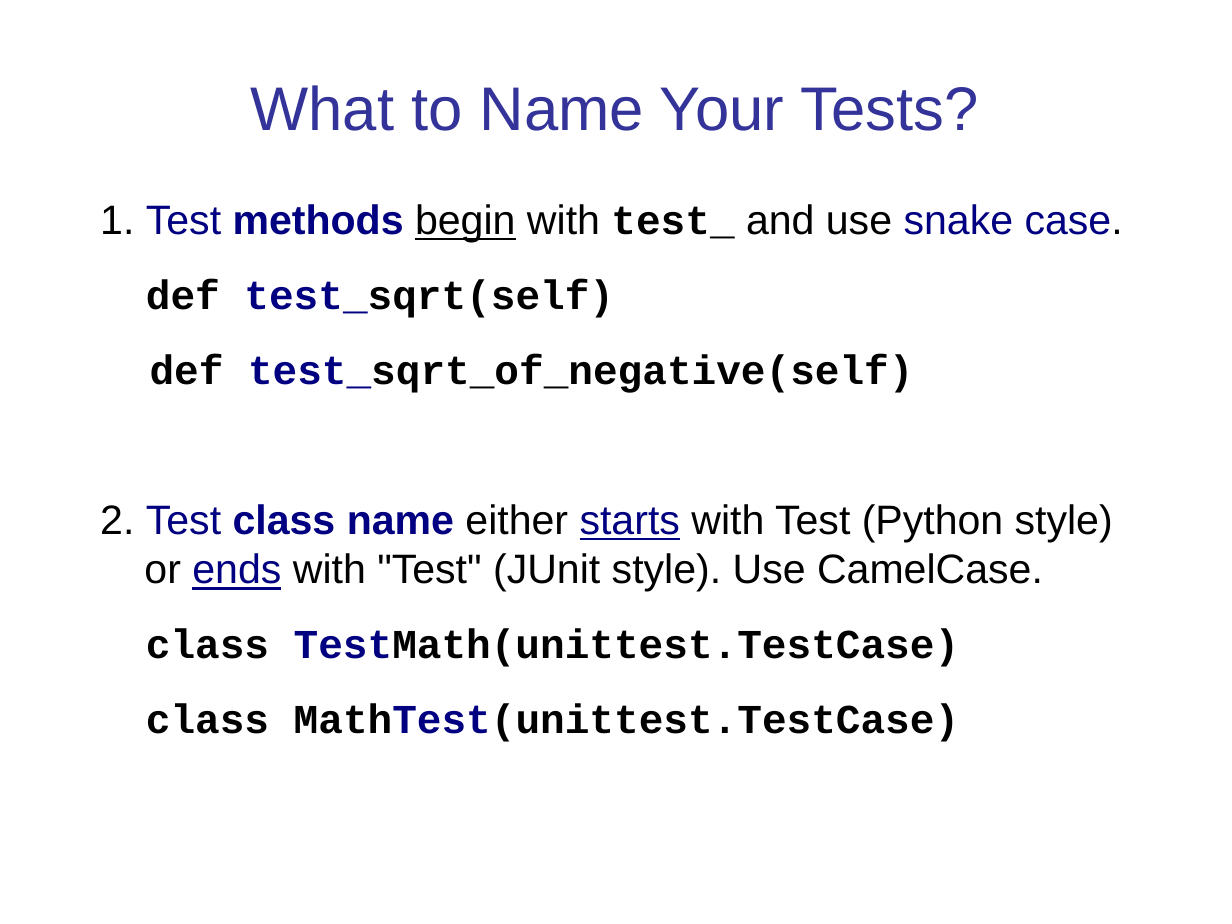
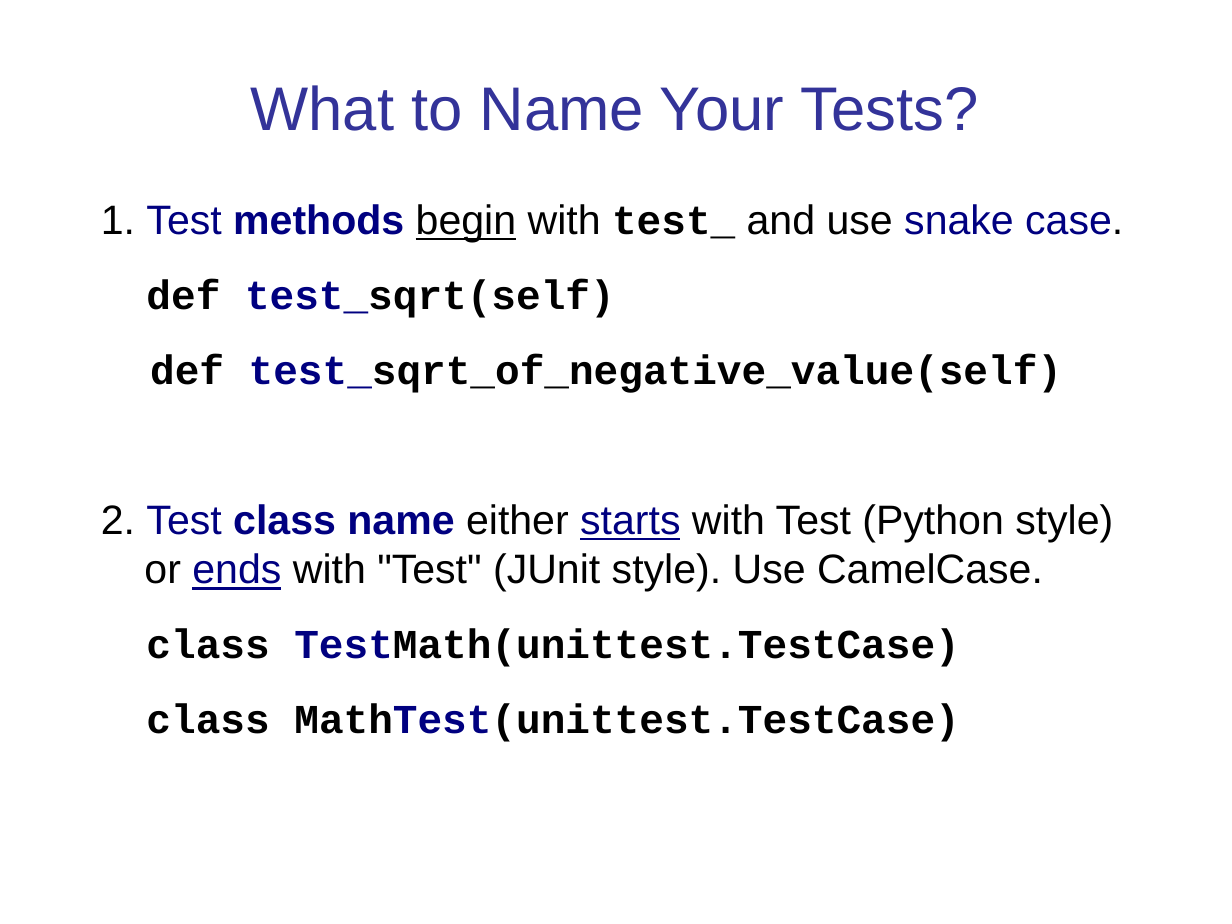
Before and after one commit to cpske/ISP, a slide deck: slide 26 of testing/PythonUnitTesting.ppt. Drawn at 1232x924 pixels with LibreOffice and Linux fonts; fonts in the diff are those of the drawing. Boxes give left, top, right and bottom in pixels: in the first picture for what was removed or moved away, otherwise in the second. Text is boxed around its words. In the diff, an @@ line names an element or a change of style, - is before the commit and + after.

```diff
--- a/testing/PythonUnitTesting.ppt
+++ b/testing/PythonUnitTesting.ppt
@@ text at <box>101,204,1123,742</box>: indent changed @@
@@ text at <box>150,355,1062,393</box>: text changed @@
-def test_sqrt_of_negative(self)
+def test_sqrt_of_negative_value(self)
```
Also in this commit, not shown: 22 other slides changed, 1 slide added, 4 other files.
